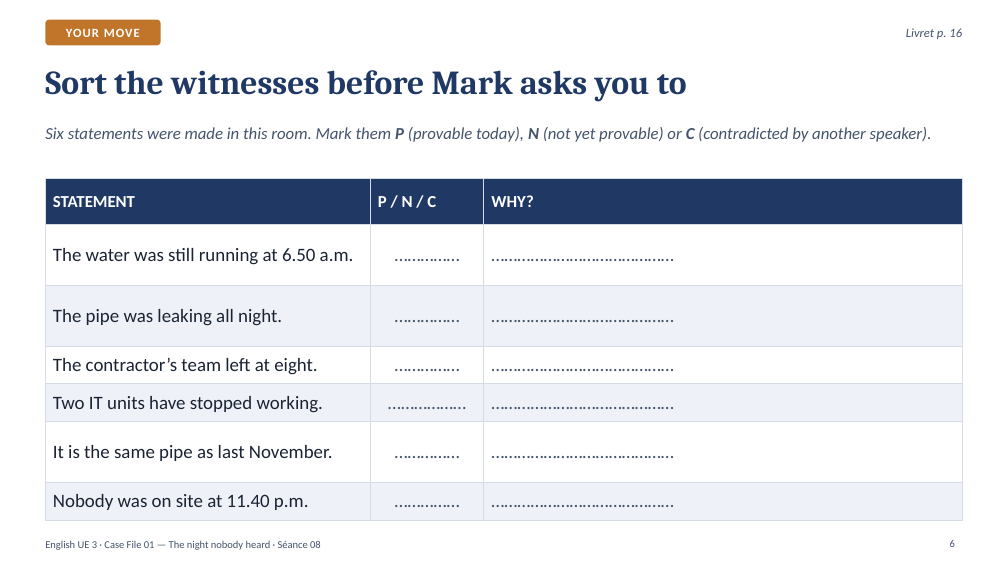
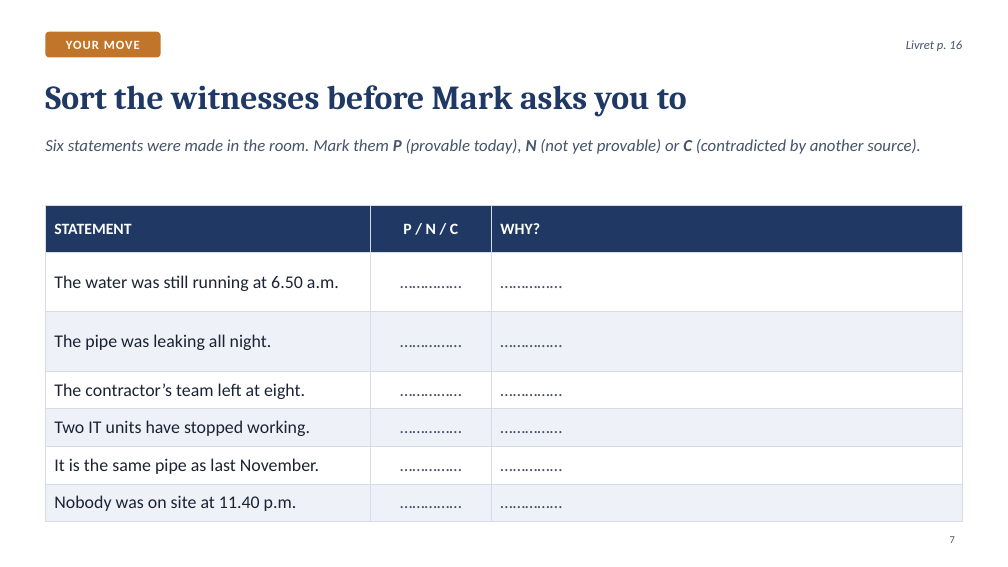
Before and after one commit to ajouniaux/talenleren, a slide deck: slide 7 of powerpoints/Seance_08_Scene3_Sort_the_witnesses.pptx (slide 6 before the commit). Drawn at 1008x567 pixels with LibreOffice and Linux fonts; fonts in the diff are those of the drawing. Boxes give left, top, right and bottom in pixels: in the first picture for what was removed or moved away, otherwise in the second. Text is boxed around its words. In the diff, an @@ line names an element or a change of style, - is before the commit and + after.

```diff
--- a/powerpoints/Seance_08_Scene3_Sort_the_witnesses.pptx
+++ b/powerpoints/Seance_08_Scene3_Sort_the_witnesses.pptx
@@ rounded rectangle "YOUR MOVE": place and size @@
-rounded rectangle "YOUR MOVE" at box(45, 20, 160, 45)
+rounded rectangle "YOUR MOVE" at box(45, 32, 160, 57)
@@ text "Livret p. 16": place and size @@
-text "Livret p. 16" at box(906, 28, 962, 39)
+text "Livret p. 16" at box(906, 40, 962, 51)
@@ title "Sort the witnesses before Mark ...": place and size @@
-title "Sort the witnesses before Mark ..." at box(45, 70, 687, 102)
+title "Sort the witnesses before Mark ..." at box(45, 85, 687, 117)
@@ text at box(45, 139, 921, 154): text changed @@
-Six statements were made in this room. Mark them P (provable today), N (not yet provable) or C (contradicted by another speaker).
+Six statements were made in the room. Mark them P (provable today), N (not yet provable) or C (contradicted by another source).
@@ table at box(45, 205, 963, 515) @@
-row 2, column 3: ……………………………………
+row 2, column 3: ……………
-row 3, column 3: ……………………………………
+row 3, column 3: ……………
-row 4, column 3: ……………………………………
+row 4, column 3: ……………
-row 5, column 2: ………………
+row 5, column 2: ……………
-row 5, column 3: ……………………………………
+row 5, column 3: ……………
-row 6, column 3: ……………………………………
+row 6, column 3: ……………
-row 7, column 3: ……………………………………
+row 7, column 3: ……………
@@ size 16 to 15 pt in "STATEMENT", "P / N / C", "WHY?" @@
@@ size 18 to 17 pt in "The water was still running at 6.50 ...", "……………", "The pipe was leaking all night.", "……………" and 7 more places @@
@@ alignment left to centre @@
@@ table: place and size @@
-table at box(45, 178, 963, 514)
+table at box(45, 205, 963, 515)
@@ page number added at box(950, 536, 955, 543), 10 pt, text #44546A @@
+7
@@ text removed at box(45, 540, 321, 550) @@
-English UE 3 · Case File 01 — The night nobody heard · Séance 08
@@ page number removed at box(950, 540, 955, 547) @@
-6
```
Also in this commit, not shown: 11 other slides changed, 9 slides added, 3 slides removed, 10 other files.
